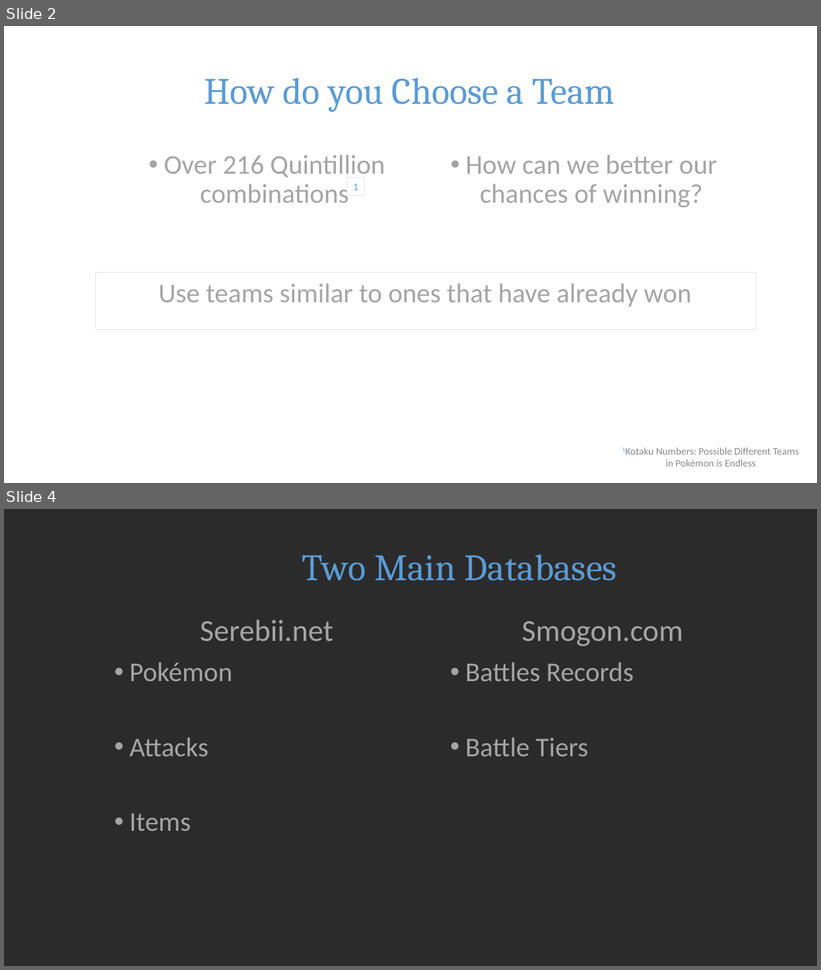
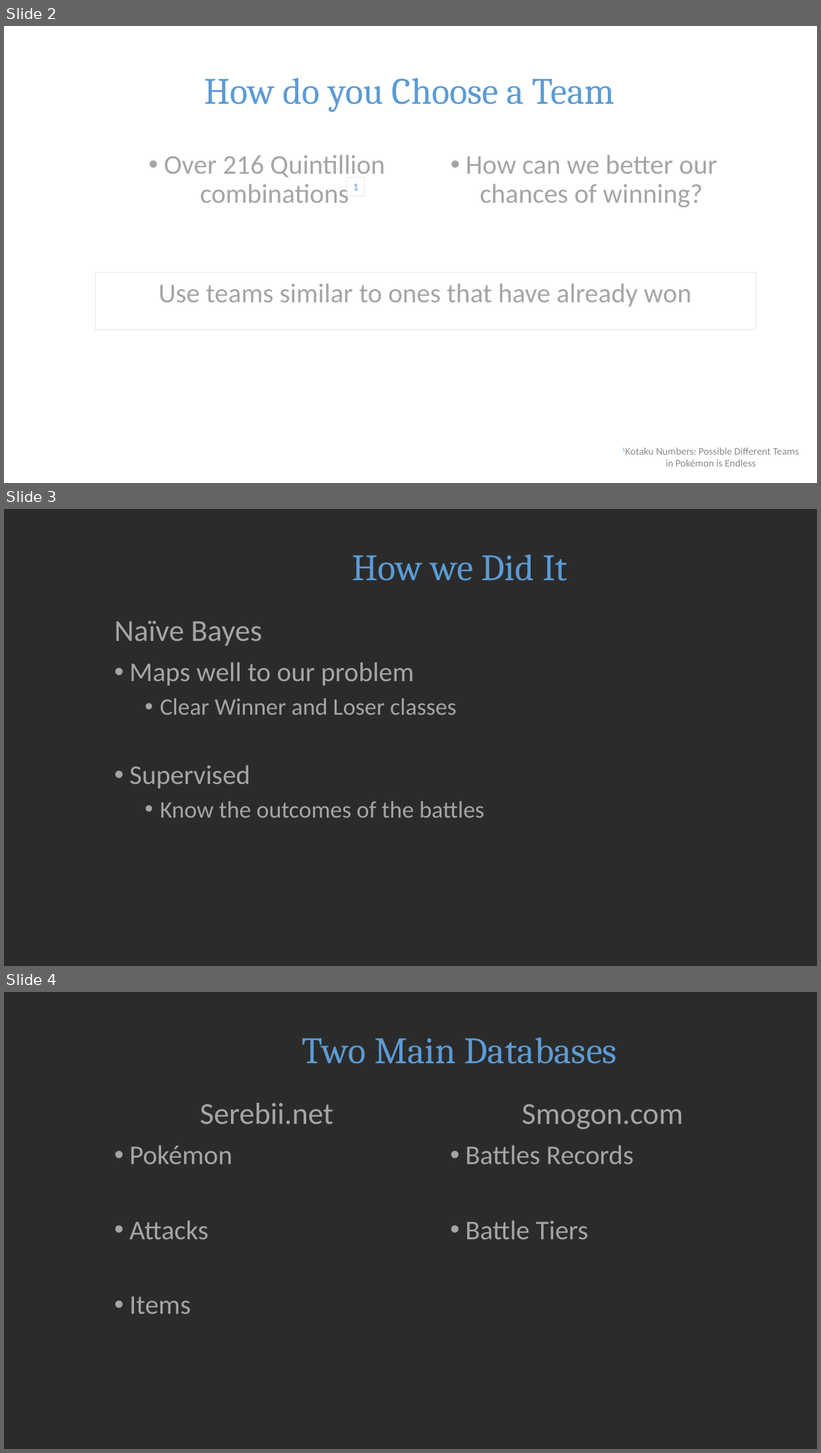
Before and after one commit to k-chen8888/pokemon_matchup, a slide deck: I Choose You.pptx. Shown one above the other, each under a label of ours: slides 2 and 4 before the commit, slides 2, 3 and 4 after it; the slides between them are not shown. The pictures are 821x970 and 821x1453 pixels, drawn with LibreOffice and Linux fonts; fonts in the diff are those of the drawing; background and template pictures are left out; a plain dark background stands for a picture behind light text. Boxes give left, top, right and bottom in pixels: in the first picture for what was removed or moved away, otherwise in the second. Text is boxed around its words. In the diff, an @@ line names an element or a change of style, - is before the commit and + after.

```diff
--- a/I Choose You.pptx
+++ b/I Choose You.pptx
@@ slide 3 added at box(4, 509, 817, 966), background picture (left out) @@
@@ title added at box(352, 555, 568, 581), 44 pt, text #5B9BD5 @@
+How we Did It
@@ text added at box(114, 621, 262, 646), 36 pt, text #A5A5A5 @@
+Naïve Bayes
@@ text added at box(129, 662, 484, 818), 28 pt, text #A5A5A5 @@
+• Maps well to our problem
+  • Clear Winner and Loser classes
+• Supervised
+  • Know the outcomes of the battles
```
Also in this commit, not shown: 1 slide changed, 1 other slide added, 2 slides removed, 2 other files.
